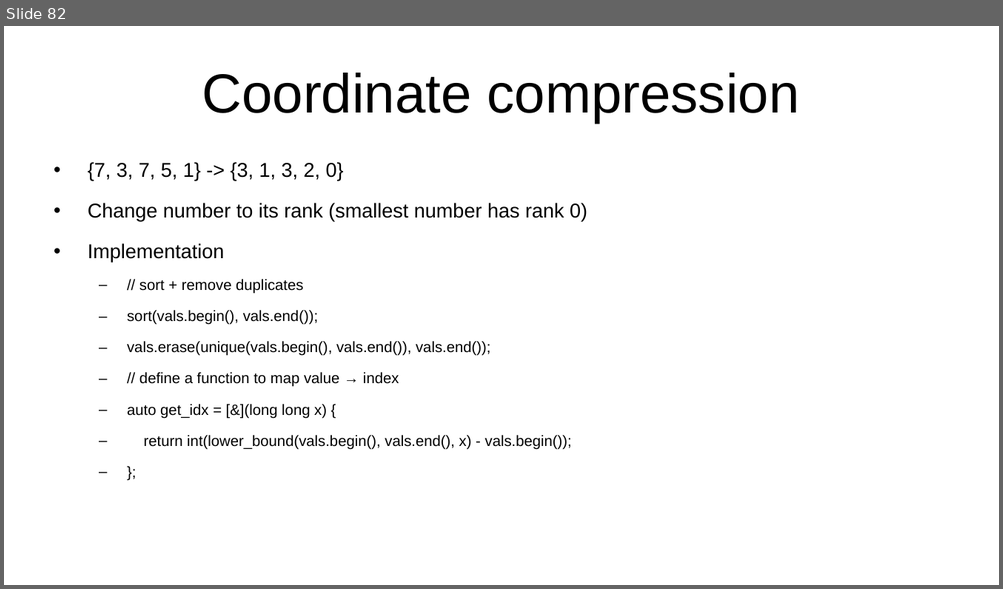
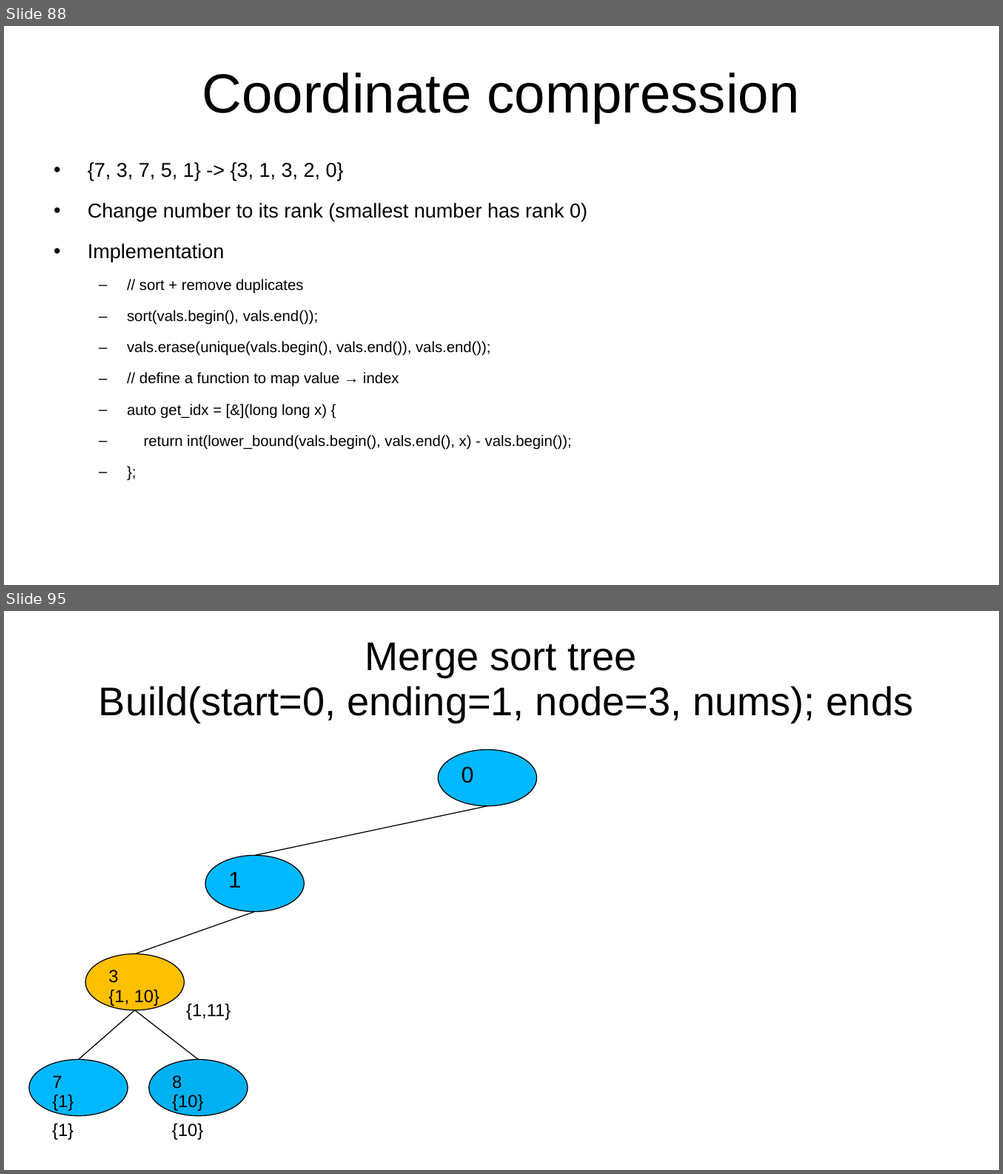
Before and after one commit to kindaichinisan/CompetitiveProgramming, a slide deck: MyCode/competitive_programming.ppt. Shown one above the other, each under a label of ours: slide 82 before the commit, slides 88 and 95 after it; the slides between them are not shown. The pictures are 1003x589 and 1003x1174 pixels, drawn with LibreOffice and Linux fonts; fonts in the diff are those of the drawing. Boxes give left, top, right and bottom in pixels: in the first picture for what was removed or moved away, otherwise in the second. Text is boxed around its words. In the diff, an @@ line names an element or a change of style, - is before the commit and + after.

Commit message:
solve leetcode 3762. update SegmentTree coding.

```diff
--- a/MyCode/competitive_programming.ppt
+++ b/MyCode/competitive_programming.ppt
@@ slide 95 added at (4, 611, 999, 1170), background #FFFFFF @@
@@ title added at (99, 642, 913, 722), 32 pt, text #000000 @@
+Merge sort tree
+Build(start=0, ending=1, node=3, nums); ends
@@ ellipse added at (438, 750, 537, 807), fill #00B8FF, outline #000000 0.74 pt, 18 pt, text #000000 @@
+0
@@ line added from (488, 806) to (255, 856), #000000 0.74 pt @@
@@ ellipse added at (205, 856, 304, 911), fill #00B8FF, outline #000000 0.74 pt, 18 pt, text #000000 @@
+1
@@ line added from (255, 912) to (135, 954), #000000 0.74 pt @@
@@ ellipse added at (85, 954, 184, 1010), fill #FFC000, outline #000000 0.74 pt, 14 pt, text #000000 @@
+3
+{1, 10}
@@ text added at (186, 1003, 230, 1020), 14 pt, text #000000 @@
+{1,11}
@@ line added from (135, 1011) to (78, 1060), #000000 0.74 pt @@
@@ line added from (135, 1011) to (198, 1060), #000000 0.74 pt @@
@@ ellipse added at (29, 1060, 128, 1117), fill #00B8FF, outline #000000 0.74 pt, 14 pt, text #000000 @@
+7
+{1}
@@ ellipse added at (149, 1060, 247, 1117), fill #00B0F0, outline #000000 0.74 pt, 14 pt, text #000000 @@
+8
+{10}
@@ text added at (52, 1123, 74, 1140), 14 pt, text #000000 @@
+{1}
@@ text added at (172, 1123, 203, 1140), 14 pt, text #000000 @@
+{10}
@@ what was slide 82 is now slide 88 @@
```
Also in this commit, not shown: 2 slides changed, 25 other slides added, 7 other files.
